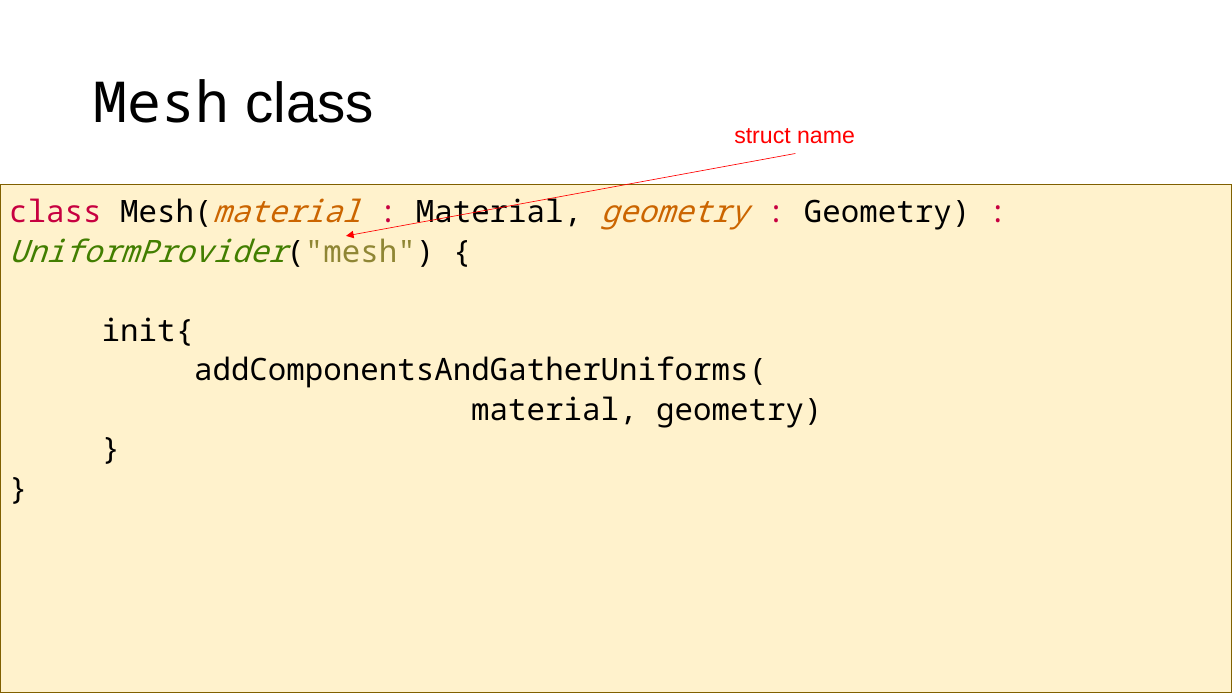
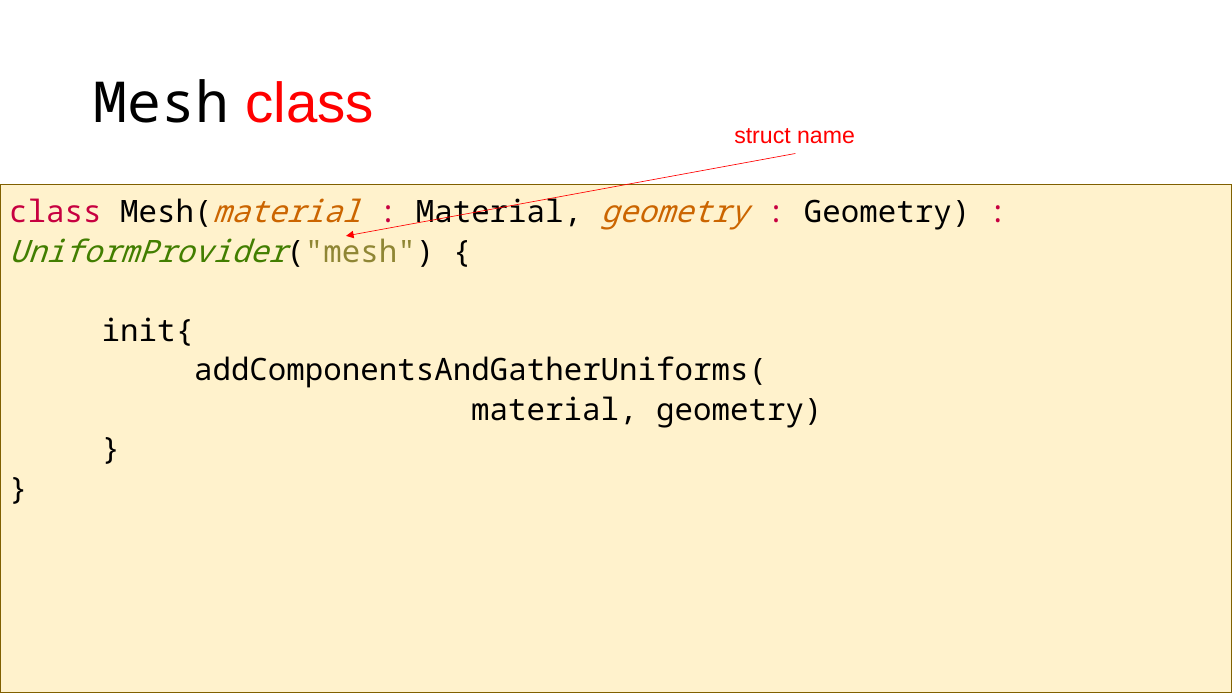
Before and after one commit to szecsi/kogfactory, a slide deck: slide 30 of projects/kog.020.030-gom/aitcg070 - Game Object Model.pptx. Drawn at 1232x693 pixels with LibreOffice and Linux fonts; fonts in the diff are those of the drawing. Boxes give left, top, right and bottom in pixels: in the first picture for what was removed or moved away, otherwise in the second. Text is boxed around its words. In the diff, an @@ line names an element or a change of style, - is before the commit and + after.

```diff
--- a/projects/kog.020.030-gom/aitcg070 - Game Object Model.pptx
+++ b/projects/kog.020.030-gom/aitcg070 - Game Object Model.pptx
@@ title "Mesh class" at (x1=94, y1=79, x2=374, y2=123): text colour #000000 to #FF0000 in "class" @@
```
Also in this commit, not shown: 11 other slides changed, 5 other files.
